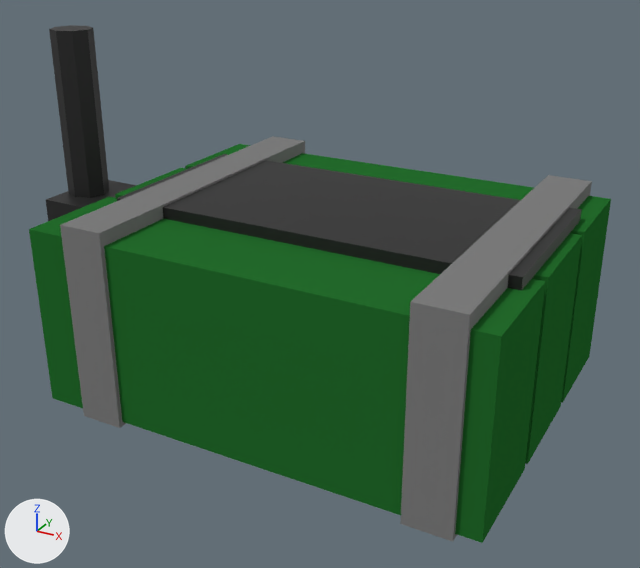
The Blender file Models/C4.blend as it was, and as the next commit left it.
One viewpoint serves both versions: a camera (50 mm lens) standing at (0.211, -0.4, 0.259) and looking at (-0.007, -0.003, 0.061). Arrows for +X, +Y and +Z are at lower left; the lights stay in place.

Objects in the first picture: 'C4', 'Radio'.
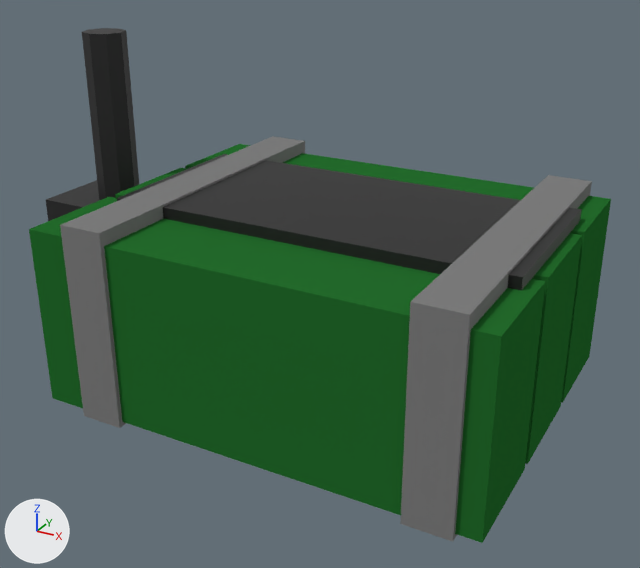
Where the change shows, as pixel boxes (x1, y1, x2, y2) in the pictures (640 x 568 px; the box of a moved part takes in the faces that stretch with it):
'Radio', reshaped
    before: (46, 25, 137, 221)
    after: (46, 28, 139, 221)
part 1 of me_radio, moved or reshaped
    before: (49, 25, 109, 198)
    after: (82, 28, 139, 200)

The change, as a diff of the scene's bpy script:
```diff
--- a/Models/C4.blend.py
+++ b/Models/C4.blend.py
@@ me_radio @@
 me_radio.from_pydata(...)  # 24 vertices, 16 faces; spans x -0.025..0.025, y 0.0..0.188, z -0.025..0.025
 # used by ob_radio; location = (-0.1625, 0.0, 0.0); rotation_euler = (1.571, 0.0, 0.0), in degrees (90, 0, 0)
+# me_radio part 1: the loose piece of 16 vertices spanning x -0.025..0.0, y 0.087..0.188, z -0.013..0.013 is moved by (0.025, 0.0, 0.0)
 me_radio.materials.append(mat_black_metal)
```
